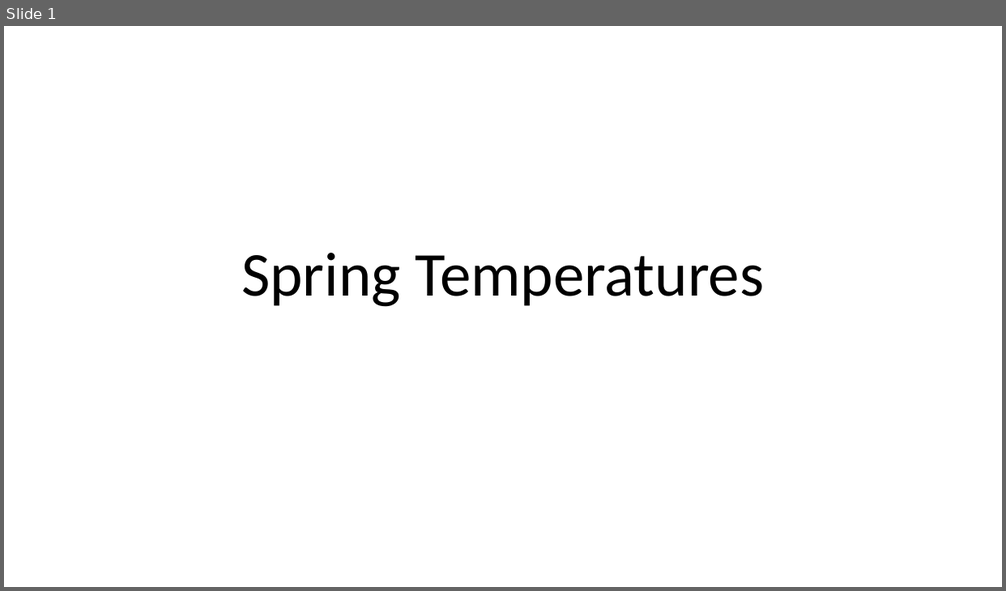
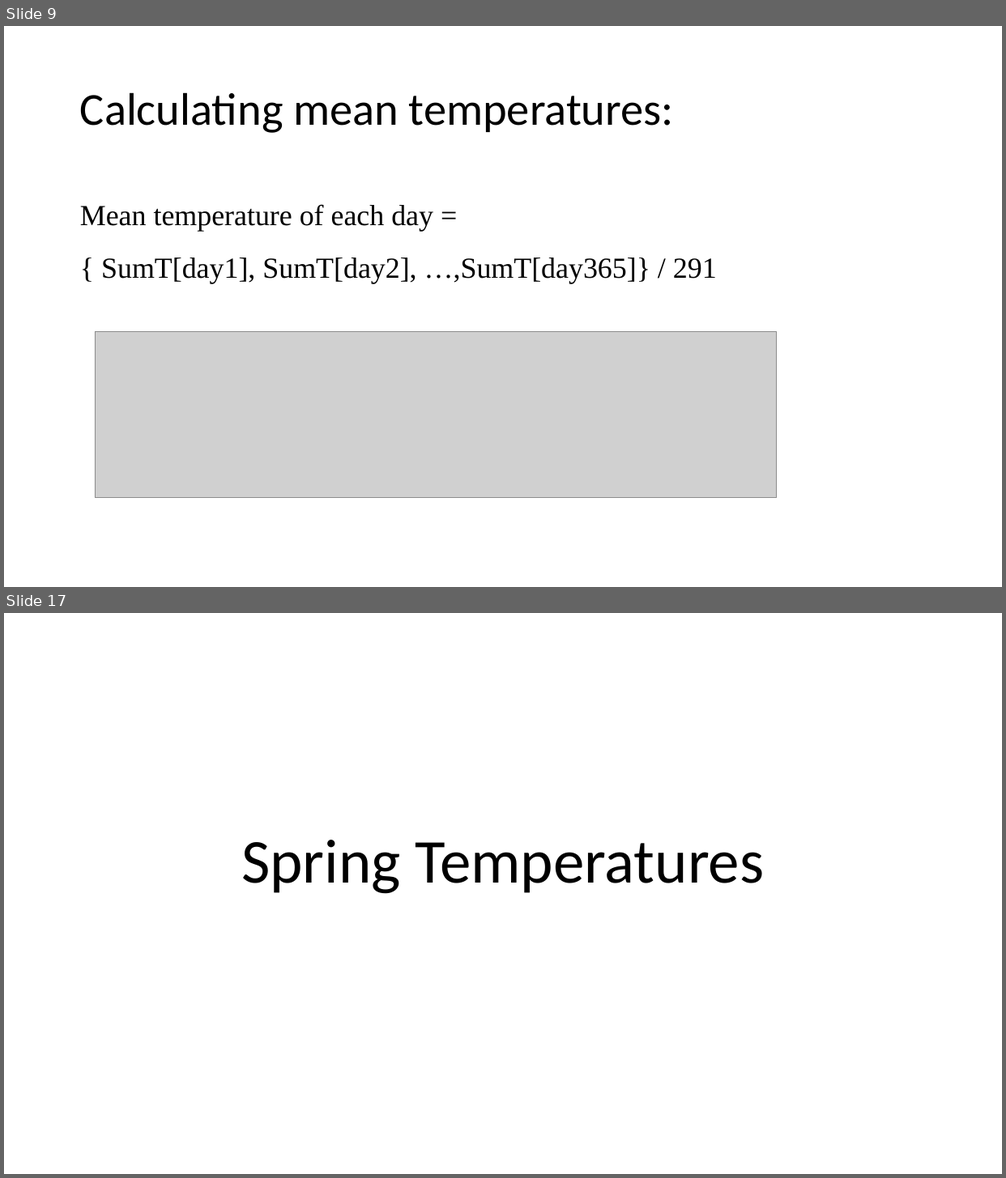
Before and after one commit to gilettejr/GroupC, a slide deck: Presentation/MainPresentation.pptx. Shown one above the other, each under a label of ours: slide 1 before the commit, slides 9 and 17 after it; the slides between them are not shown. The pictures are 1006x591 and 1006x1178 pixels, drawn with LibreOffice and Linux fonts; fonts in the diff are those of the drawing; grey boxes stand for pictures. Boxes give left, top, right and bottom in pixels: in the first picture for what was removed or moved away, otherwise in the second. Text is boxed around its words. In the diff, an @@ line names an element or a change of style, - is before the commit and + after.

```diff
--- a/Presentation/MainPresentation.pptx
+++ b/Presentation/MainPresentation.pptx
@@ slide 9 added at [4, 26, 1002, 587], background #FFFFFF @@
@@ title added at [80, 92, 674, 133], 44 pt, text #000000 @@
+Calculating mean temperatures:
@@ text added at [80, 204, 717, 284], 28 pt, text #000000 @@
+Mean temperature of each day =
+{ SumT[day1], SumT[day2], …,SumT[day365]} / 291
@@ picture added at [96, 331, 776, 497] @@
@@ what was slide 1 is now slide 17 @@
```
Also in this commit, not shown: 15 other slides added.
